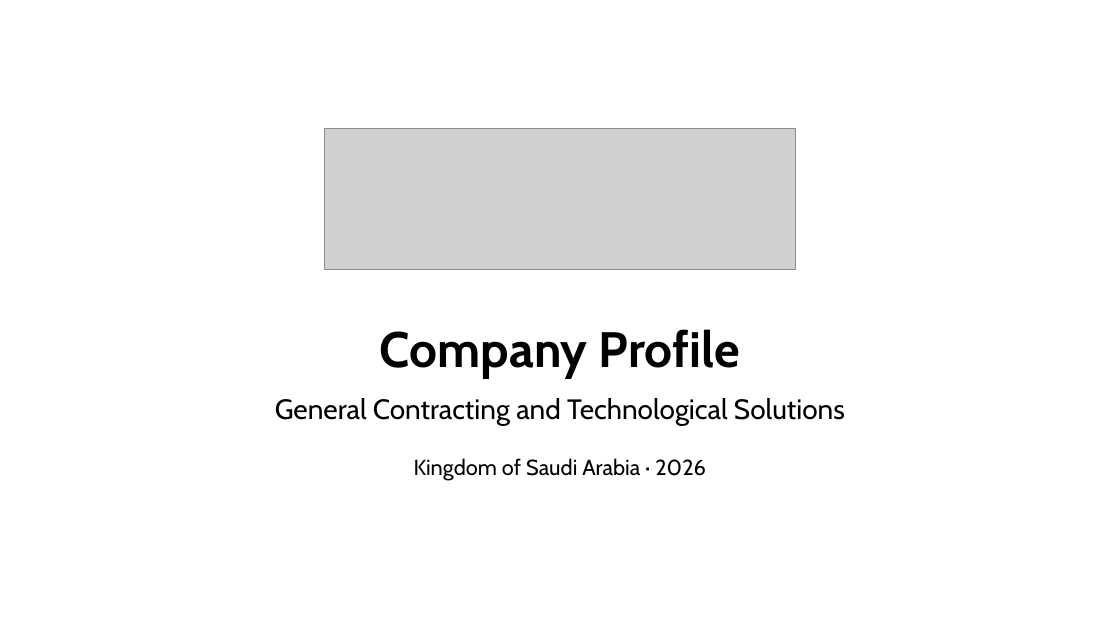
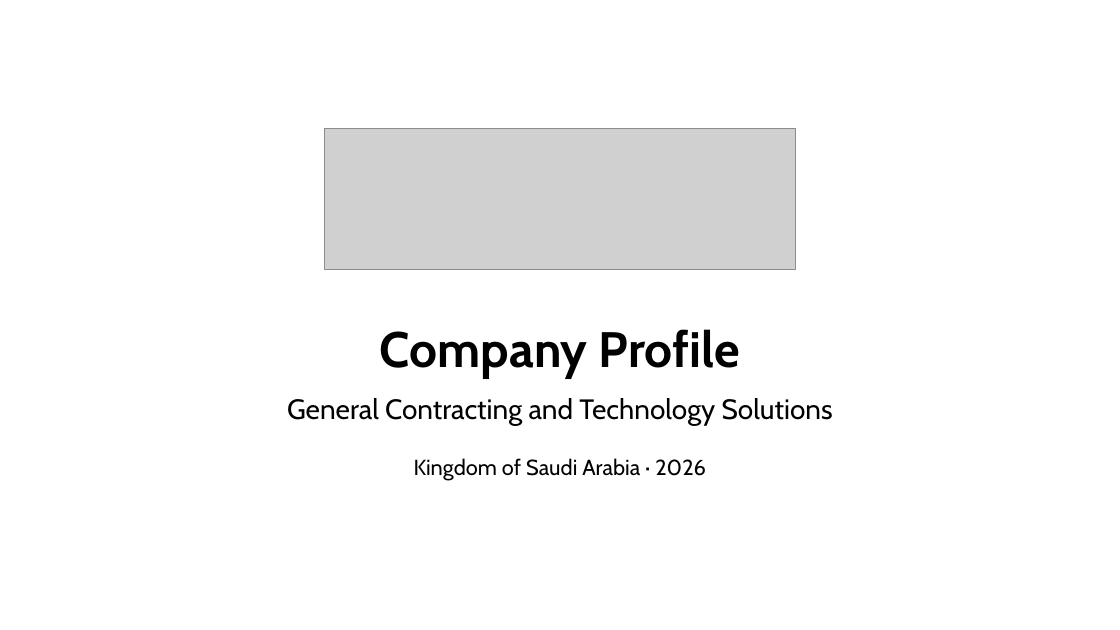
Before and after one commit to urkTish/CCTV, a slide deck: slide 1 of docs/company-profile/ContracTech-Company-Profile-EN.pptx. Drawn at 1120x630 pixels with LibreOffice and Linux fonts; fonts in the diff are those of the drawing; grey boxes stand for pictures. Boxes give left, top, right and bottom in pixels: in the first picture for what was removed or moved away, otherwise in the second. Text is boxed around its words. In the diff, an @@ line names an element or a change of style, - is before the commit and + after.

```diff
--- a/docs/company-profile/ContracTech-Company-Profile-EN.pptx
+++ b/docs/company-profile/ContracTech-Company-Profile-EN.pptx
@@ text at [287, 398, 833, 426]: text changed @@
-General Contracting and Technological Solutions
+General Contracting and Technology Solutions
```
Also in this commit, not shown: 7 other slides changed, 8 other files.
